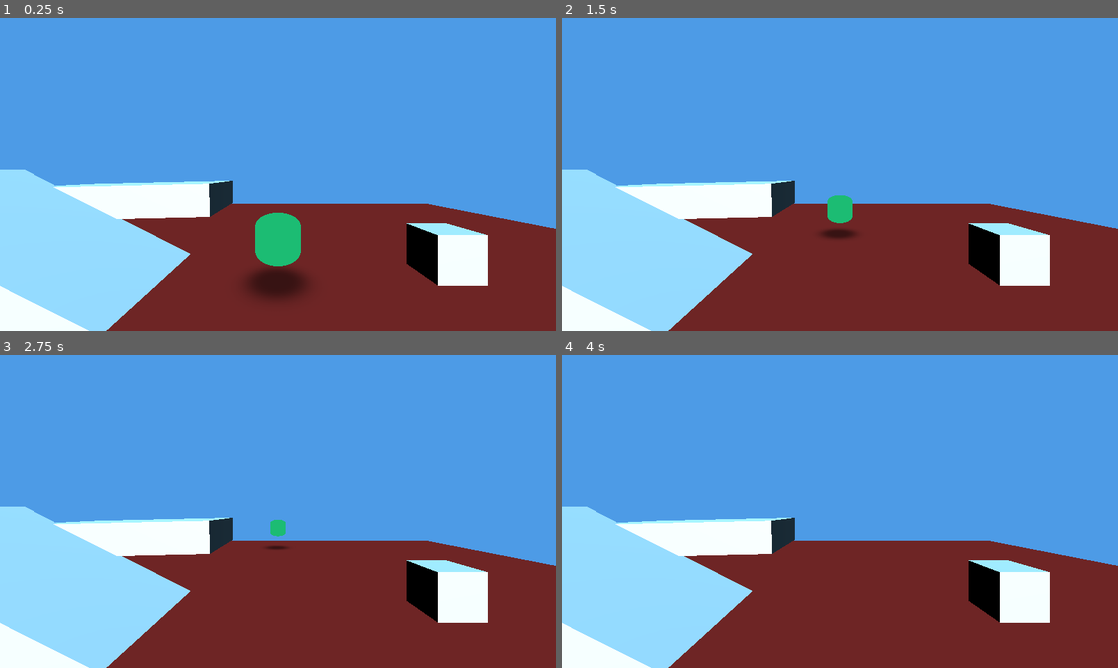
Above: before the commit, frames 1-4 (two rows, left to right).
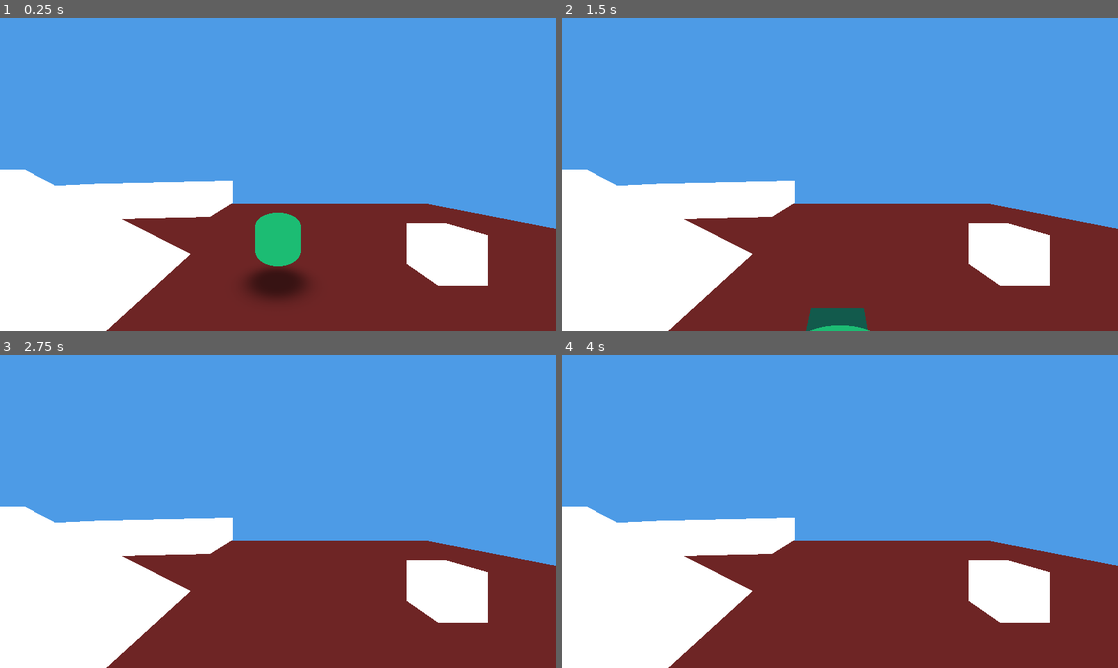
Above: after the commit, the same moments.

Repository: mcthaydt/cabaret-template
Game: Godot game, scene res://templates/base_scene_template.tscn
The game is run twice, just before and just after one commit, with the same random seed, the same clock (stepped at 60 frames per second) and the same inputs.
Inputs (mouse positions are in pixels of both pictures, inside the frame that each line leads up to):
- Up to frame 1 (0.25 s): no input
- Up to frame 2 (1.5 s): tap Enter at 0.5 s; move the mouse to (867, 174) at 0.52 s; hold W (move_forward) from 0.53 s (still down); tap Space (jump) at 0.6, 0.77, 1.07 s; click (867, 174) at 0.67 s; move the mouse to (812, 174) at 1.27 s; tap Shift (sprint) at 1.35 s
- Up to frame 3 (2.75 s): keep holding W (move_forward); tap Space (jump) at 1.52, 1.55, 1.82, 2.3 s; move the mouse to (289, 505) at 2.02 s; tap Alt at 2.1 s
- Up to frame 4 (4 s): keep holding W (move_forward); move the mouse to (834, 517) at 2.77 s; tap Ctrl at 2.85 s; click (834, 517) at 2.92 s; tap Space (jump) at 3.02, 3.05, 3.32, 3.6, 3.77 s; move the mouse to (878, 514) at 3.52 s

The runs differ from the first frame. In frame 1, 12% of the frame differs, in the area x 0-88%, y 48-100%; in frame 2, 14%; in frame 3, 12%; in frame 4, 12%.

Commit message:
Batch 1 Complete

Diff:
--- a/scripts/ecs/systems/s_movement_system.gd
+++ b/scripts/ecs/systems/s_movement_system.gd
@@ -59,12 +59,8 @@
 		var desired_velocity: Vector3 = Vector3.ZERO
 		if has_input:
 			var camera: Camera3D = movement_component.get_camera_node()
-			if camera == null and has_node("/"):
-				var vp := get_viewport()
-				if vp != null and vp.has_method("get_camera_3d"):
-					var active_cam: Variant = vp.call("get_camera_3d")
-					if active_cam is Camera3D:
-						camera = active_cam
+			if camera == null:
+				camera = ECS_UTILS.get_active_camera(self)
 			if camera != null:
 				var up_dir: Vector3 = (body.up_direction if body != null else Vector3.UP)
 				if up_dir.length() == 0.0:
--- a/scripts/utils/u_ecs_utils.gd
+++ b/scripts/utils/u_ecs_utils.gd
@@ -1,6 +1,8 @@
 extends RefCounted
 
 class_name U_ECSUtils
+
+static var _warning_handler: Callable = Callable()
 
 static func get_manager(from_node: Node) -> Node:
 	if from_node == null:
@@ -12,14 +14,9 @@
 			return current
 		current = current.get_parent()
 
-	var tree := from_node.get_tree()
-	if tree == null:
-		return null
-
-	var managers := tree.get_nodes_in_group("ecs_manager")
-	for manager in managers:
-		if manager.has_method("register_component") and manager.has_method("register_system"):
-			return manager
+	var manager := get_singleton_from_group(from_node, StringName("ecs_manager"), false)
+	if manager != null and manager.has_method("register_component") and manager.has_method("register_system"):
+		return manager
 
 	return null
 
@@ -46,3 +43,54 @@
 		result[body] = ecs_component
 
 	return result
+
+static func get_singleton_from_group(from_node: Node, group_name: StringName, warn_on_missing: bool = true) -> Node:
+	if from_node == null:
+		return null
+
+	var tree := from_node.get_tree()
+	if tree == null:
+		return null
+
+	var nodes: Array = tree.get_nodes_in_group(group_name)
+	if not nodes.is_empty():
+		return nodes[0]
+
+	if warn_on_missing:
+		_emit_warning("U_ECSUtils: No node found in group '%s'" % String(group_name))
+	return null
+
+static func get_nodes_from_group(from_node: Node, group_name: StringName) -> Array:
+	if from_node == null:
+		return []
+
+	var tree := from_node.get_tree()
+	if tree == null:
+		return []
+
+	var nodes: Array = tree.get_nodes_in_group(group_name)
+	return nodes.duplicate()
+
+static func get_active_camera(from_node: Node) -> Camera3D:
+	if from_node == null:
+		return null
+
+	var viewport := from_node.get_viewport()
+	if viewport != null:
+		var viewport_camera := viewport.get_camera_3d()
+		if viewport_camera != null:
+			return viewport_camera
+
+	return get_singleton_from_group(from_node, StringName("main_camera"), false) as Camera3D
+
+static func set_warning_handler(handler: Callable) -> void:
+	_warning_handler = handler
+
+static func reset_warning_handler() -> void:
+	_warning_handler = Callable()
+
+static func _emit_warning(message: String) -> void:
+	if _warning_handler != Callable() and _warning_handler.is_valid():
+		_warning_handler.call(message)
+	else:
+		push_warning(message)
--- a/templates/base_scene_template.tscn
+++ b/templates/base_scene_template.tscn
@@ -19,6 +19,11 @@
 specular_mode = 1
 albedo_color = Color(0.43137255, 0.15294118, 0.15294118, 1)
 
+[sub_resource type="StandardMaterial3D" id="StandardMaterial3D_748a2"]
+shading_mode = 0
+diffuse_mode = 3
+specular_mode = 1
+
 [sub_resource type="Environment" id="Environment_q3o1v"]
 background_mode = 1
 background_color = Color(0.3019608, 0.60784316, 0.9019608, 1)
@@ -33,20 +38,24 @@
 material_override = SubResource("StandardMaterial3D_q3o1v")
 use_collision = true
 size = Vector3(25, 1, 25)
+material = SubResource("StandardMaterial3D_748a2")
 
 [node name="SO_Block" type="CSGBox3D" parent="SceneObjects"]
 transform = Transform3D(1, 0, 0, 0, 1, 0, 0, 0, 1, 3.6780934, -0.77378076, 0)
 use_collision = true
+material = SubResource("StandardMaterial3D_748a2")
 
 [node name="SO_Block2" type="CSGBox3D" parent="SceneObjects"]
 transform = Transform3D(0.89320666, 0.44964638, 0, -0.44964638, 0.89320666, 0, 0, 0, 1, -5.180423, -0.7959937, -0.10645056)
 use_collision = true
 size = Vector3(6.261841, 1, 3.1923828)
+material = SubResource("StandardMaterial3D_748a2")
 
 [node name="SO_Block3" type="CSGBox3D" parent="SceneObjects"]
 transform = Transform3D(0.99974185, -0.022722274, 0, 0.022722274, 0.99974185, 0, 0, 0, 1, -5.180423, 0.09107876, -3.1731567)
 use_collision = true
 size = Vector3(6.261841, 1, 3.1923828)
+material = SubResource("StandardMaterial3D_748a2")
 
 [node name="Enviroment" type="Node" parent="."]
 
--- /dev/null
+++ b/tests/integration/test_ecs_refactor_batch1.gd
@@ -0,0 +1,73 @@
+extends BaseTest
+
+const BASE_SCENE := preload("res://templates/base_scene_template.tscn")
+const ECS_MANAGER := preload("res://scripts/managers/m_ecs_manager.gd")
+const ECS_SYSTEM := preload("res://scripts/ecs/ecs_system.gd")
+const ECS_COMPONENT := preload("res://scripts/ecs/ecs_component.gd")
+
+func _setup_base_scene() -> Dictionary:
+	await get_tree().process_frame
+	var scene := BASE_SCENE.instantiate()
+	add_child(scene)
+	autofree(scene)
+	await get_tree().process_frame
+	await get_tree().process_frame
+
+	var manager: M_ECSManager = scene.get_node("Managers/M_ECSManager") as M_ECSManager
+	return {
+		"scene": scene,
+		"manager": manager,
+	}
+
+func test_base_scene_systems_register_with_manager() -> void:
+	var context := await _setup_base_scene()
+	autofree_context(context)
+	var scene: Node = context["scene"]
+	var manager: M_ECSManager = context["manager"]
+
+	assert_not_null(manager)
+
+	var systems_root := scene.get_node("Systems")
+	assert_not_null(systems_root)
+
+	for child in systems_root.get_children():
+		assert_true(child is ECS_SYSTEM, "System node %s should extend ECSSystem" % child.name)
+		var system: ECSSystem = child
+		assert_eq(system.get_manager(), manager, "System %s must resolve M_ECSManager via U_ECSUtils" % child.name)
+
+func test_base_scene_components_register_with_manager() -> void:
+	var context := await _setup_base_scene()
+	autofree_context(context)
+	var scene: Node = context["scene"]
+	var manager: M_ECSManager = context["manager"]
+
+	var components_root := scene.get_node("Entities/E_SpawnPoints/E_PlayerSpawn/E_Player/Components")
+	assert_not_null(components_root)
+
+	for child in components_root.get_children():
+		assert_true(child is ECS_COMPONENT, "Component node %s should extend ECSComponent" % child.name)
+		var component: ECSComponent = child
+		var registered: Array = manager.get_components(component.get_component_type())
+		assert_true(registered.has(component), "Manager should own component %s" % child.name)
+
+func test_get_components_returns_non_null_entries() -> void:
+	var context := await _setup_base_scene()
+	autofree_context(context)
+	var manager: M_ECSManager = context["manager"]
+
+	var tracked_types := [
+		StringName("C_InputComponent"),
+		StringName("C_MovementComponent"),
+		StringName("C_JumpComponent"),
+		StringName("C_FloatingComponent"),
+		StringName("C_RotateToInputComponent"),
+		StringName("C_AlignWithSurfaceComponent"),
+		StringName("C_LandingIndicatorComponent"),
+	]
+
+	for type_name in tracked_types:
+		var components := manager.get_components(type_name)
+		assert_false(components.is_empty(), "Expected at least one component for %s" % String(type_name))
+		for entry in components:
+			assert_not_null(entry, "get_components should not include null entries for %s" % String(type_name))
+			assert_true(entry is ECS_COMPONENT, "Entries for %s must be ECSComponents" % String(type_name))
--- /dev/null
+++ b/tests/perf/perf_ecs_baseline.gd
@@ -0,0 +1,214 @@
+extends SceneTree
+
+const ENTITY_COUNT := 100
+const FRAMES_TO_SIMULATE := 120
+
+const ECS_MANAGER := preload("res://scripts/managers/m_ecs_manager.gd")
+const ECS_SYSTEM := preload("res://scripts/ecs/ecs_system.gd")
+const ECS_COMPONENT := preload("res://scripts/ecs/ecs_component.gd")
+
+const S_INPUT := preload("res://scripts/ecs/systems/s_input_system.gd")
+const S_MOVEMENT := preload("res://scripts/ecs/systems/s_movement_system.gd")
+const S_JUMP := preload("res://scripts/ecs/systems/s_jump_system.gd")
+const S_GRAVITY := preload("res://scripts/ecs/systems/s_gravity_system.gd")
+const S_FLOATING := preload("res://scripts/ecs/systems/s_floating_system.gd")
+const S_ROTATE := preload("res://scripts/ecs/systems/s_rotate_to_input_system.gd")
+const S_ALIGN := preload("res://scripts/ecs/systems/s_align_with_surface_system.gd")
+const S_LANDING := preload("res://scripts/ecs/systems/s_landing_indicator_system.gd")
+
+const C_INPUT := preload("res://scripts/ecs/components/c_input_component.gd")
+const C_MOVEMENT := preload("res://scripts/ecs/components/c_movement_component.gd")
+const C_JUMP := preload("res://scripts/ecs/components/c_jump_component.gd")
+const C_FLOATING := preload("res://scripts/ecs/components/c_floating_component.gd")
+const C_ROTATE := preload("res://scripts/ecs/components/c_rotate_to_input_component.gd")
+const C_ALIGN := preload("res://scripts/ecs/components/c_align_with_surface_component.gd")
+const C_LANDING := preload("res://scripts/ecs/components/c_landing_indicator_component.gd")
+
+const RS_MOVEMENT := preload("res://scripts/ecs/resources/rs_movement_settings.gd")
+const RS_JUMP := preload("res://scripts/ecs/resources/rs_jump_settings.gd")
+const RS_FLOATING := preload("res://scripts/ecs/resources/rs_floating_settings.gd")
+const RS_ROTATE := preload("res://scripts/ecs/resources/rs_rotate_to_input_settings.gd")
+const RS_ALIGN := preload("res://scripts/ecs/resources/rs_align_settings.gd")
+const RS_LANDING := preload("res://scripts/ecs/resources/rs_landing_indicator_settings.gd")
+
+var _origin: Node
+var _manager: M_ECSManager
+var _systems: Array[ECSSystem] = []
+
+func _initialize() -> void:
+	call_deferred("_run_baseline")
+
+func _run_baseline() -> void:
+	_origin = Node.new()
+	_origin.name = "PerfRoot"
+	get_root().add_child(_origin)
+
+	var setup_start_ms := Time.get_ticks_msec()
+
+	_setup_camera()
+	_setup_manager_and_systems()
+	_setup_entities()
+
+	await process_frame
+	await process_frame
+
+	var setup_duration_ms := Time.get_ticks_msec() - setup_start_ms
+
+	var measurements := _simulate_frames()
+	_report_results(setup_duration_ms, measurements)
+	quit()
+
+func _setup_camera() -> void:
+	var camera := Camera3D.new()
+	camera.name = "PerfCamera"
+	camera.current = true
+	camera.add_to_group("main_camera")
+	_origin.add_child(camera)
+
+func _setup_manager_and_systems() -> void:
+	_manager = ECS_MANAGER.new()
+	_manager.name = "M_ECSManager"
+	_origin.add_child(_manager)
+
+	var system_specs := [
+		{"name": "S_InputSystem", "instance": S_INPUT.new()},
+		{"name": "S_MovementSystem", "instance": S_MOVEMENT.new()},
+		{"name": "S_JumpSystem", "instance": S_JUMP.new()},
+		{"name": "S_GravitySystem", "instance": S_GRAVITY.new()},
+		{"name": "S_FloatingSystem", "instance": S_FLOATING.new()},
+		{"name": "S_RotateToInputSystem", "instance": S_ROTATE.new()},
+		{"name": "S_AlignWithSurfaceSystem", "instance": S_ALIGN.new()},
+		{"name": "S_LandingIndicatorSystem", "instance": S_LANDING.new()},
+	]
+
+	for spec in system_specs:
+		var system: ECSSystem = spec["instance"]
+		system.name = spec["name"]
+		_systems.append(system)
+		_manager.add_child(system)
+
+func _setup_entities() -> void:
+	var entities_root := Node.new()
+	entities_root.name = "Entities"
+	_origin.add_child(entities_root)
+
+	for index in range(ENTITY_COUNT):
+		var entity := Node3D.new()
+		entity.name = "E_Perf_%03d" % index
+		entities_root.add_child(entity)
+
+		var body := CharacterBody3D.new()
+		body.name = "Body"
+		entity.add_child(body)
+
+		var visual := Node3D.new()
+		visual.name = "Visual"
+		entity.add_child(visual)
+
+		var ray_root := Node3D.new()
+		ray_root.name = "Raycasts"
+		entity.add_child(ray_root)
+
+		var origin_marker := Node3D.new()
+		origin_marker.name = "OriginMarker"
+		entity.add_child(origin_marker)
+
+		var landing_marker := Node3D.new()
+		landing_marker.name = "LandingMarker"
+		entity.add_child(landing_marker)
+
+		var components_root := Node.new()
+		components_root.name = "Components"
+		entity.add_child(components_root)
+
+		var input_component: C_InputComponent = C_INPUT.new()
+		input_component.name = "C_InputComponent"
+		components_root.add_child(input_component)
+
+		var movement_component: C_MovementComponent = C_MOVEMENT.new()
+		movement_component.name = "C_MovementComponent"
+		movement_component.settings = RS_MOVEMENT.new()
+		components_root.add_child(movement_component)
+
+		var jump_component: C_JumpComponent = C_JUMP.new()
+		jump_component.name = "C_JumpComponent"
+		jump_component.settings = RS_JUMP.new()
+		components_root.add_child(jump_component)
+
+		var floating_component: C_FloatingComponent = C_FLOATING.new()
+		floating_component.name = "C_FloatingComponent"
+		floating_component.settings = RS_FLOATING.new()
+		components_root.add_child(floating_component)
+
+		var rotate_component: C_RotateToInputComponent = C_ROTATE.new()
+		rotate_component.name = "C_RotateToInputComponent"
+		rotate_component.settings = RS_ROTATE.new()
+		components_root.add_child(rotate_component)
+
+		var align_component: C_AlignWithSurfaceComponent = C_ALIGN.new()
+		align_component.name = "C_AlignWithSurfaceComponent"
+		align_component.settings = RS_ALIGN.new()
+		components_root.add_child(align_component)
+
+		var landing_component: C_LandingIndicatorComponent = C_LANDING.new()
+		landing_component.name = "C_LandingIndicatorComponent"
+		landing_component.settings = RS_LANDING.new()
+		components_root.add_child(landing_component)
+
+		movement_component.character_body_path = movement_component.get_path_to(body)
+		movement_component.input_component_path = movement_component.get_path_to(input_component)
+		movement_component.support_component_path = movement_component.get_path_to(floating_component)
+
+		jump_component.character_body_path = jump_component.get_path_to(body)
+		jump_component.input_component_path = jump_component.get_path_to(input_component)
+
+		floating_component.character_body_path = floating_component.get_path_to(body)
+		floating_component.raycast_root_path = floating_component.get_path_to(ray_root)
+
+		rotate_component.target_node_path = rotate_component.get_path_to(visual)
+		rotate_component.input_component_path = rotate_component.get_path_to(input_component)
+
+		align_component.character_body_path = align_component.get_path_to(body)
+		align_component.visual_alignment_path = align_component.get_path_to(visual)
+		align_component.floating_component_path = align_component.get_path_to(floating_component)
+
+		landing_component.character_body_path = landing_component.get_path_to(body)
+		landing_component.origin_marker_path = landing_component.get_path_to(origin_marker)
+		landing_component.landing_marker_path = landing_component.get_path_to(landing_marker)
+
+func _simulate_frames() -> Dictionary:
+	var total_time_usec: int = 0
+	var system_time_totals: Dictionary = {}
+
+	for system in _systems:
+		system_time_totals[system.name] = 0
+
+	for _i in range(FRAMES_TO_SIMULATE):
+		var frame_start := Time.get_ticks_usec()
+		for system in _systems:
+			var system_start := Time.get_ticks_usec()
+			system._physics_process(0.016)
+			system_time_totals[system.name] += Time.get_ticks_usec() - system_start
+		total_time_usec += Time.get_ticks_usec() - frame_start
+
+	return {
+		"total_time_usec": total_time_usec,
+		"system_time_totals": system_time_totals,
+	}
+
+func _report_results(setup_duration_ms: int, measurements: Dictionary) -> void:
+	var total_time_usec: int = measurements["total_time_usec"]
+	var system_time_totals: Dictionary = measurements["system_time_totals"]
+
+	var avg_frame_time_ms: float = float(total_time_usec) / float(FRAMES_TO_SIMULATE) / 1000.0
+
+	print("--- ECS Baseline Performance ---")
+	print("Entities: %d | Components per entity: 7" % ENTITY_COUNT)
+	print("Setup time (ms): %d" % setup_duration_ms)
+	print("Simulated frames: %d" % FRAMES_TO_SIMULATE)
+	print("Average frame time (ms): %.4f" % avg_frame_time_ms)
+
+	print("Average system time per frame (ms):")
+	for system_name in system_time_totals.keys():
+		var avg_ms := float(system_time_totals[system_name]) / float(FRAMES_TO_SIMULATE) / 1000.0
+		print("  %s: %.4f" % [system_name, avg_ms])
--- a/tests/unit/ecs/test_u_ecs_utils.gd
+++ b/tests/unit/ecs/test_u_ecs_utils.gd
@@ -5,6 +5,12 @@
 const FLOATING_COMPONENT := preload("res://scripts/ecs/components/c_floating_component.gd")
 const MOVEMENT_COMPONENT := preload("res://scripts/ecs/components/c_movement_component.gd")
 const FLOATING_SETTINGS := preload("res://scripts/ecs/resources/rs_floating_settings.gd")
+
+func before_each() -> void:
+	ECS_UTILS.reset_warning_handler()
+
+func after_each() -> void:
+	ECS_UTILS.reset_warning_handler()
 
 func test_get_manager_returns_parent_manager() -> void:
 	var manager: M_ECSManager = ECS_MANAGER.new()
@@ -87,3 +93,130 @@
 		var body: CharacterBody3D = bodies[index]
 		var component: C_FloatingComponent = mapping.get(body, null)
 		assert_eq(component, components[index])
+
+func test_get_singleton_from_group_returns_first_node() -> void:
+	var group_name := StringName("test_singleton")
+	var singleton := Node.new()
+	singleton.add_to_group(group_name)
+	add_child(singleton)
+	autofree(singleton)
+
+	var seeker := Node.new()
+	add_child(seeker)
+	autofree(seeker)
+	await get_tree().process_frame
+
+	var located := ECS_UTILS.get_singleton_from_group(seeker, group_name)
+	assert_eq(located, singleton)
+
+func test_get_singleton_from_group_returns_null_when_empty() -> void:
+	var seeker := Node.new()
+	add_child(seeker)
+	autofree(seeker)
+	await get_tree().process_frame
+
+	var located := ECS_UTILS.get_singleton_from_group(seeker, StringName("nonexistent_group"), false)
+	assert_null(located)
+
+func test_get_nodes_from_group_returns_all_members() -> void:
+	var group_name := StringName("spawn_points")
+	var members: Array = []
+	for i in range(3):
+		var node := Node.new()
+		node.add_to_group(group_name)
+		add_child(node)
+		autofree(node)
+		members.append(node)
+
+	var seeker := Node.new()
+	add_child(seeker)
+	autofree(seeker)
+	await get_tree().process_frame
+
+	var located: Array = ECS_UTILS.get_nodes_from_group(seeker, group_name)
+	assert_eq(located.size(), members.size())
+	for member in members:
+		assert_true(located.has(member))
+
+func test_get_active_camera_uses_viewport_camera_first() -> void:
+	var camera := Camera3D.new()
+	camera.current = true
+	add_child(camera)
+	autofree(camera)
+
+	var seeker := Node.new()
+	add_child(seeker)
+	autofree(seeker)
+	await get_tree().process_frame
+
+	var active_camera := ECS_UTILS.get_active_camera(seeker)
+	assert_eq(active_camera, camera)
+
+func test_get_active_camera_falls_back_to_group() -> void:
+	var viewport := get_viewport()
+	var existing_camera := viewport.get_camera_3d()
+	if existing_camera != null:
+		existing_camera.current = false
+	await get_tree().process_frame
+
+	var camera := Camera3D.new()
+	camera.current = false
+	camera.add_to_group(StringName("main_camera"))
+	add_child(camera)
+	autofree(camera)
+
+	var seeker := Node.new()
+	add_child(seeker)
+	autofree(seeker)
+	await get_tree().process_frame
+
+	var active_camera := ECS_UTILS.get_active_camera(seeker)
+	assert_eq(active_camera, camera)
+
+func test_get_active_camera_returns_null_when_missing() -> void:
+	var viewport := get_viewport()
+	var existing_camera := viewport.get_camera_3d()
+	if existing_camera != null:
+		existing_camera.current = false
+	await get_tree().process_frame
+
+	var seeker := Node.new()
+	add_child(seeker)
+	autofree(seeker)
+	await get_tree().process_frame
+
+	var active_camera := ECS_UTILS.get_active_camera(seeker)
+	assert_null(active_camera)
+
+func test_get_singleton_from_group_emits_warning_when_missing() -> void:
+	var warnings: Array = []
+	ECS_UTILS.set_warning_handler(
+		func(message: String) -> void:
+			warnings.append(message)
+	)
+
+	var seeker := Node.new()
+	add_child(seeker)
+	autofree(seeker)
+	await get_tree().process_frame
+
+	var located := ECS_UTILS.get_singleton_from_group(seeker, StringName("missing_group"))
+	assert_null(located)
+	assert_eq(warnings.size(), 1)
+	assert_true(String(warnings[0]).contains("missing_group"))
+
+func test_get_singleton_from_group_suppresses_warning_when_disabled() -> void:
+	var warnings: Array = []
+	ECS_UTILS.set_warning_handler(
+		func(message: String) -> void:
+			warnings.append(message)
+	)
+
+	var seeker := Node.new()
+	add_child(seeker)
+	autofree(seeker)
+	await get_tree().process_frame
+
+	var located := ECS_UTILS.get_singleton_from_group(seeker, StringName("missing_group"), false)
+	assert_null(located)
+	assert_true(warnings.is_empty())
Not shown: 1 places in templates/base_scene_template.tscn that only renumber resources
Not shown, changed: docs/ecs/ecs_architecture.md
Not shown, changed: docs/ecs/ecs_refactor_plan.md
Not shown, changed: docs/ecs/ecs_refactor_prd.md
Not shown, changed: docs/ecs/for humans/ecs_continuation_prompt.md
